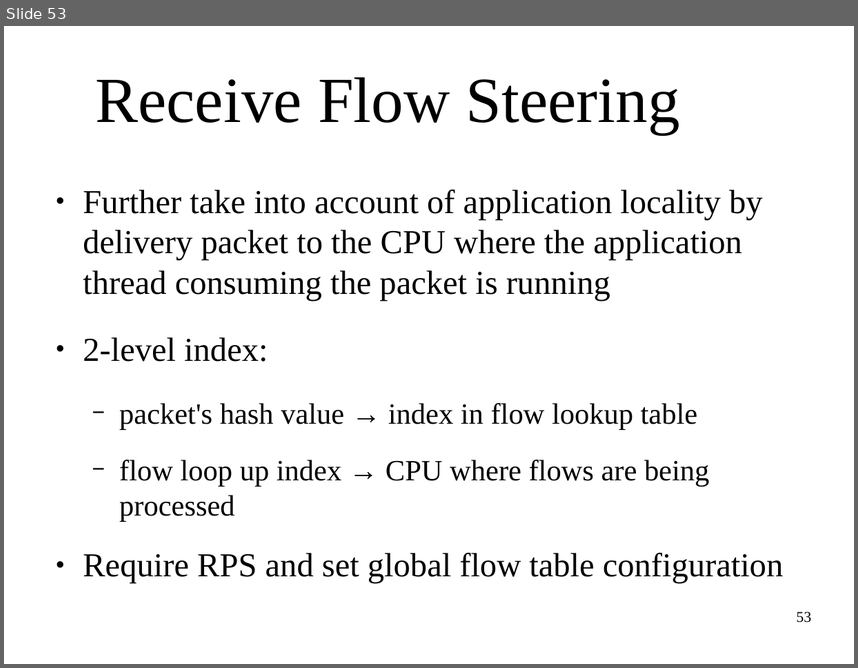
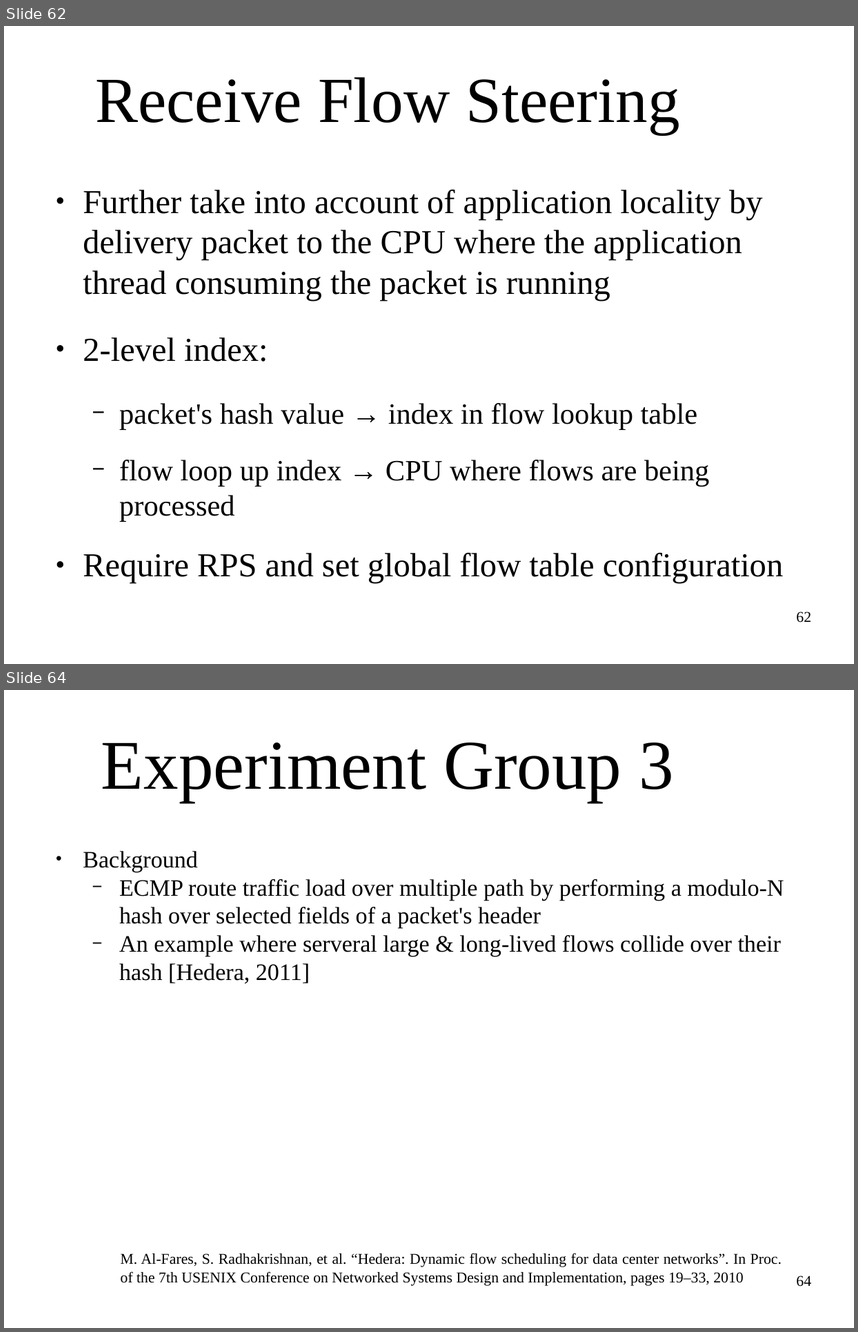
Before and after one commit to littlepretty/OralExam2015, a slide deck: VirtualTime.odp. Shown one above the other, each under a label of ours: slide 53 before the commit, slides 62 and 64 after it; the slides between them are not shown. The pictures are 858x668 and 858x1332 pixels, drawn with LibreOffice and Linux fonts; fonts in the diff are those of the drawing; background and template pictures are left out. Boxes give left, top, right and bottom in pixels: in the first picture for what was removed or moved away, otherwise in the second. Text is boxed around its words. In the diff, an @@ line names an element or a change of style, - is before the commit and + after.

```diff
--- a/VirtualTime.odp
+++ b/VirtualTime.odp
@@ slide 64 added at (4, 690, 854, 1328), background picture (left out) @@
@@ title added at (101, 742, 675, 802), 65.1 pt, text #000000 @@
+Experiment Group 3
@@ text added at (83, 851, 784, 983), 22 pt, text #000000 @@
+● Background
+  − ECMP route traffic load over multiple path by performing a modulo-N hash over selected fields of a packet's header
+  − An example where serveral large & long-lived flows collide over their hash [Hedera, 2011]
@@ text added at (121, 1252, 782, 1285), 14 pt, text #000000 @@
+M. Al-Fares, S. Radhakrishnan, et al. “Hedera: Dynamic flow scheduling for data center networks”. In Proc. of the 7th USENIX Conference on Networked Systems Design and Implementation, pages 19–33, 2010
@@ page number added at (796, 1275, 811, 1286), 14 pt, text #000000 @@
+64
@@ what was slide 53 is now slide 62 @@
@@ page number at (796, 611, 811, 622): text changed @@
-53
+62
```
Also in this commit, not shown: 2 slides changed, 8 other slides added, 7 slides removed.
